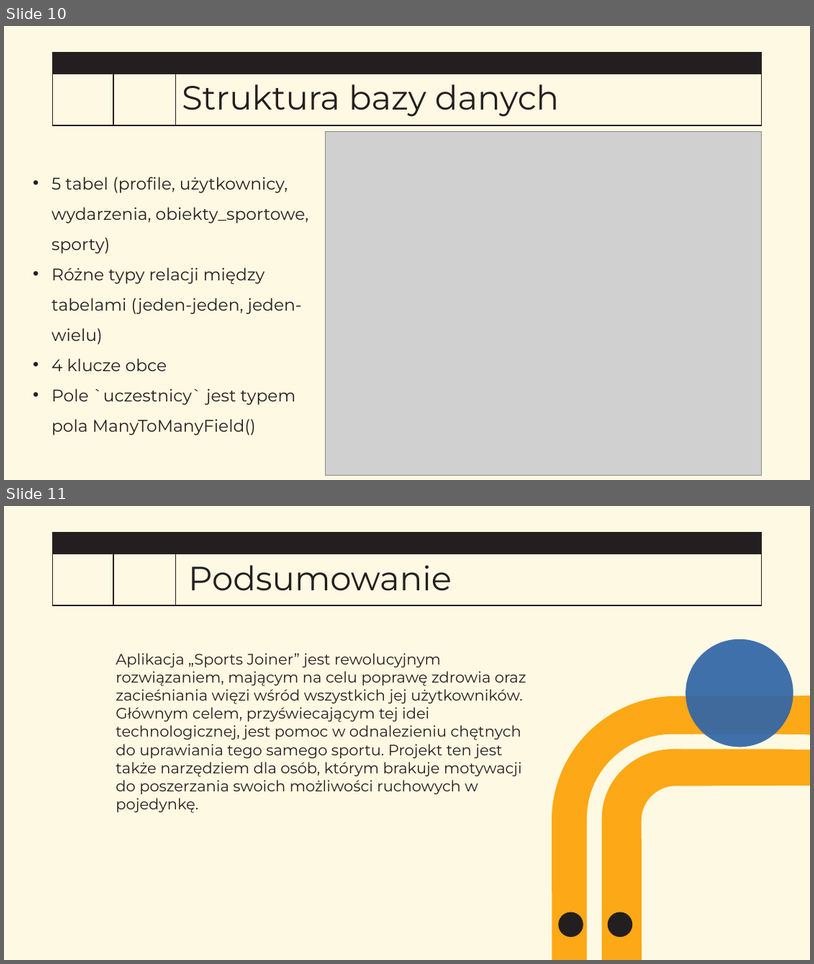
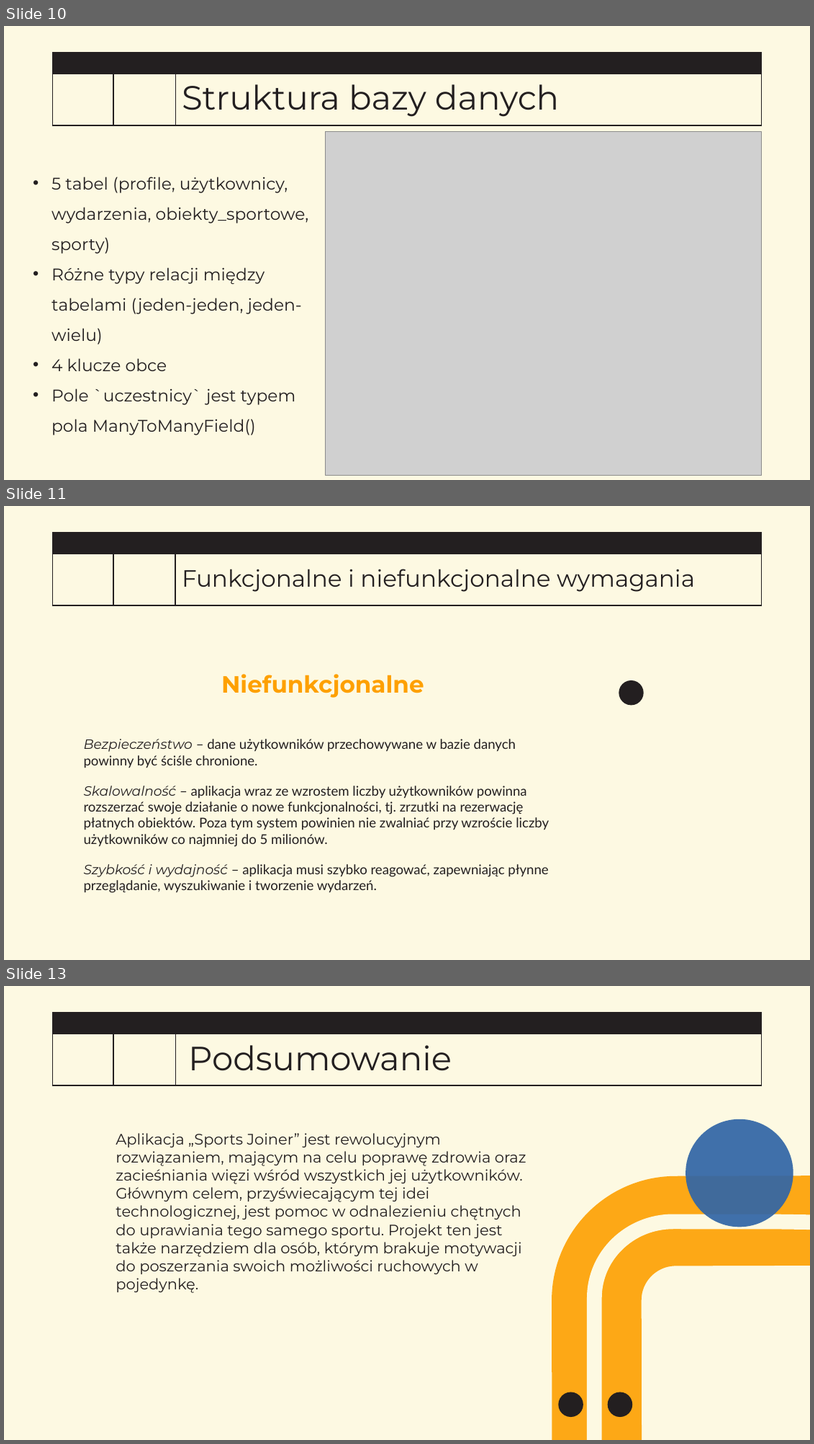
Before and after one commit to mkalejta/wspolczesne_zastosowania_informatyki, a slide deck: Aplikacja Sports Joiner.pptx. Shown one above the other, each under a label of ours: slides 10 and 11 before the commit, slides 10, 11 and 13 after it; the slides between them are not shown. The pictures are 814x964 and 814x1444 pixels, drawn with LibreOffice and Linux fonts; fonts in the diff are those of the drawing; grey boxes stand for pictures; background and template pictures are left out. Boxes give left, top, right and bottom in pixels: in the first picture for what was removed or moved away, otherwise in the second. Text is boxed around its words. In the diff, an @@ line names an element or a change of style, - is before the commit and + after.

```diff
--- a/Aplikacja Sports Joiner.pptx
+++ b/Aplikacja Sports Joiner.pptx
@@ slide 11 added at [4, 506, 810, 960], background #FDF9E2; not listed: 4 template elements that a slide beside it also shows @@
@@ page number added at [113, 560, 176, 601], 32 pt, text #FDF9E2 @@
+11
@@ rectangle added at [175, 554, 762, 605], fill #FDF9E2, outline #231F20 1.25 pt @@
@@ title added at [182, 569, 695, 592], 28 pt, text #231F20 @@
+Funkcjonalne i niefunkcjonalne wymagania
@@ text added at [221, 674, 424, 698], 28 pt, text #FEA000, bold @@
+Niefunkcjonalne
@@ ellipse added at [619, 680, 644, 705], fill #231F20 @@
@@ text added at [84, 739, 549, 893], 16 pt, text #231F20 @@
+Bezpieczeństwo – dane użytkowników przechowywane w bazie danych powinny być ściśle chronione.
+Skalowalność – aplikacja wraz ze wzrostem liczby użytkowników powinna rozszerzać swoje działanie o nowe funkcjonalności, tj. zrzutki na rezerwację płatnych obiektów. Poza tym system powinien nie zwalniać przy wzroście liczby użytkowników co najmniej do 5 milionów.
+Szybkość i wydajność – aplikacja musi szybko reagować, zapewniając płynne przeglądanie, wyszukiwanie i tworzenie wydarzeń.
@@ what was slide 11 is now slide 13 @@
```
Also in this commit, not shown: 1 slide changed, 1 other slide added.
